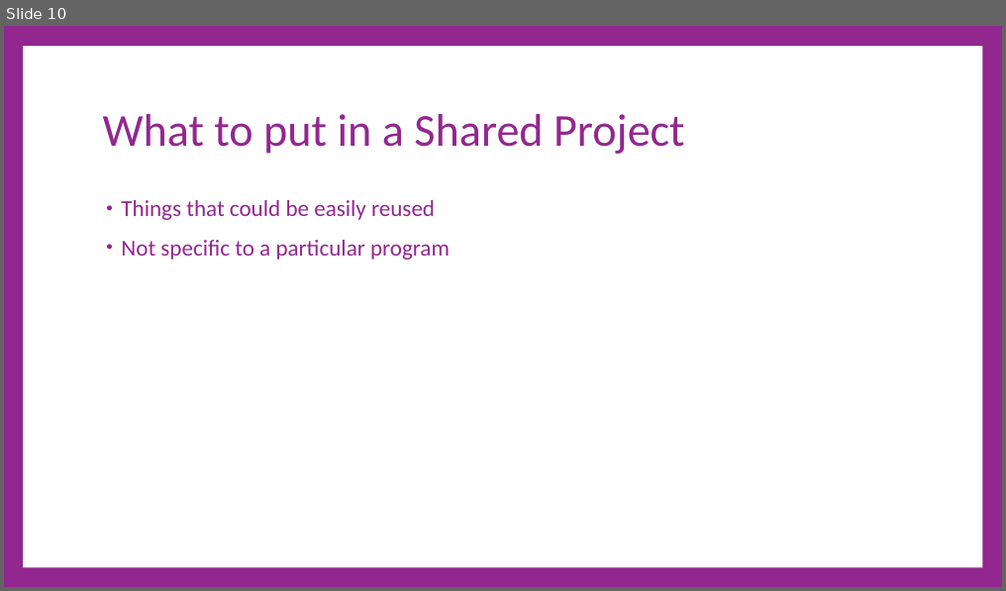
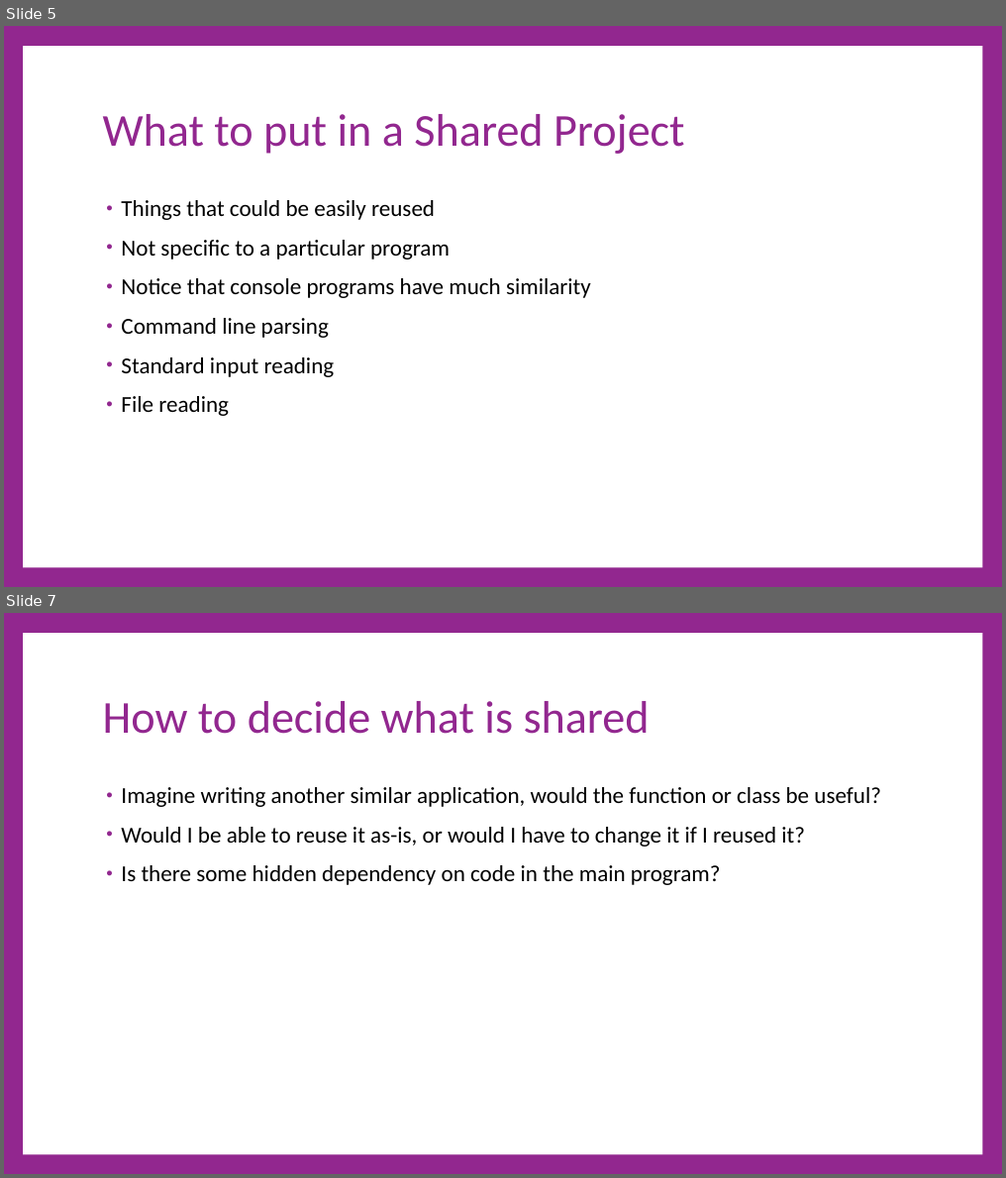
Before and after one commit to cdiggins/cs321, a slide deck: class-notes/cs321-winter-2023-lecture-9-classes-and-libraries.pptx. Shown one above the other, each under a label of ours: slide 10 before the commit, slides 5 and 7 after it; the slides between them are not shown. The pictures are 1006x591 and 1006x1178 pixels, drawn with LibreOffice and Linux fonts; fonts in the diff are those of the drawing. Boxes give left, top, right and bottom in pixels: in the first picture for what was removed or moved away, otherwise in the second. Text is boxed around its words. In the diff, an @@ line names an element or a change of style, - is before the commit and + after.

```diff
--- a/class-notes/cs321-winter-2023-lecture-9-classes-and-libraries.pptx
+++ b/class-notes/cs321-winter-2023-lecture-9-classes-and-libraries.pptx
@@ slide 7 added at (4,613,1002,1174), background #92278F; not listed: 1 template element that a slide beside it also shows @@
@@ title added at (103,701,649,734), 66 pt, text #92278F @@
+How to decide what is shared
@@ text added at (121,787,881,885), 33 pt, text #000000 @@
+• Imagine writing another similar application, would the function or class be useful?
+• Would I be able to reuse it as-is, or would I have to change it if I reused it?
+• Is there some hidden dependency on code in the main program?
@@ what was slide 10 is now slide 5 @@
@@ slide 5 changed as well @@
@@ text at (121,200,450,260): text colour #92278F to #000000 in "Things that could be easily reused", "Not specific to a particular program" @@
@@ text at (121,278,591,416): paragraphs added @@
+• Notice that console programs have much similarity
+• Command line parsing
+• Standard input reading
+• File reading
```
Also in this commit, not shown: 6 other slides changed, 10 other slides added, 28 slides removed, 5 other files.
